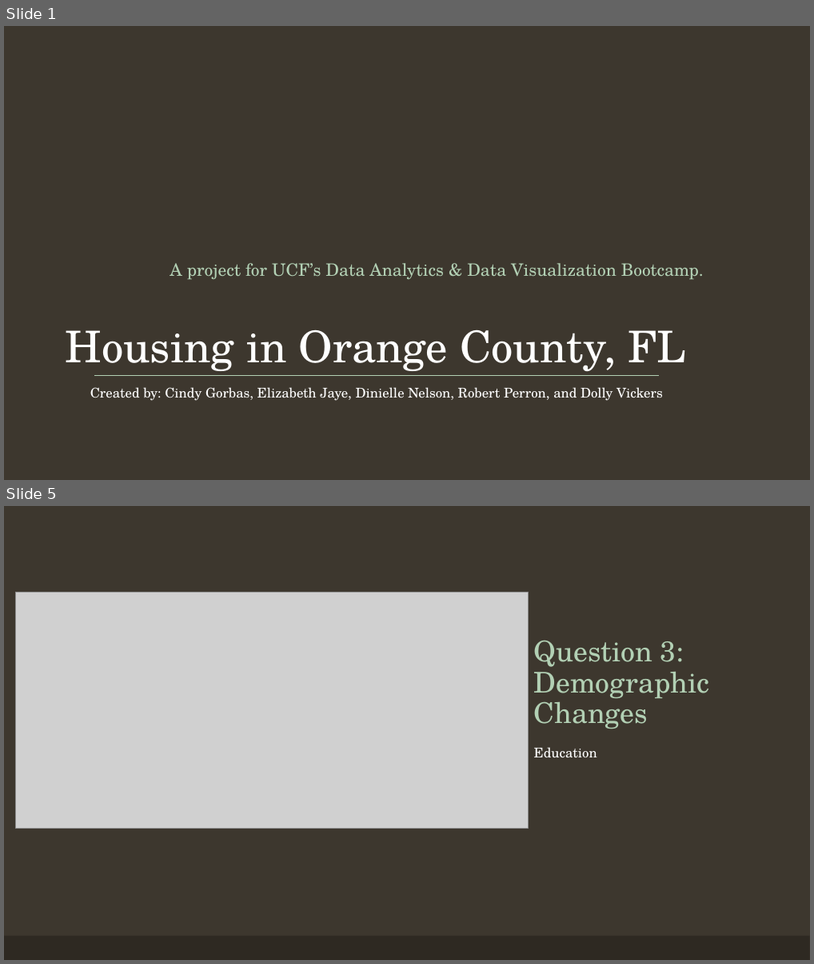
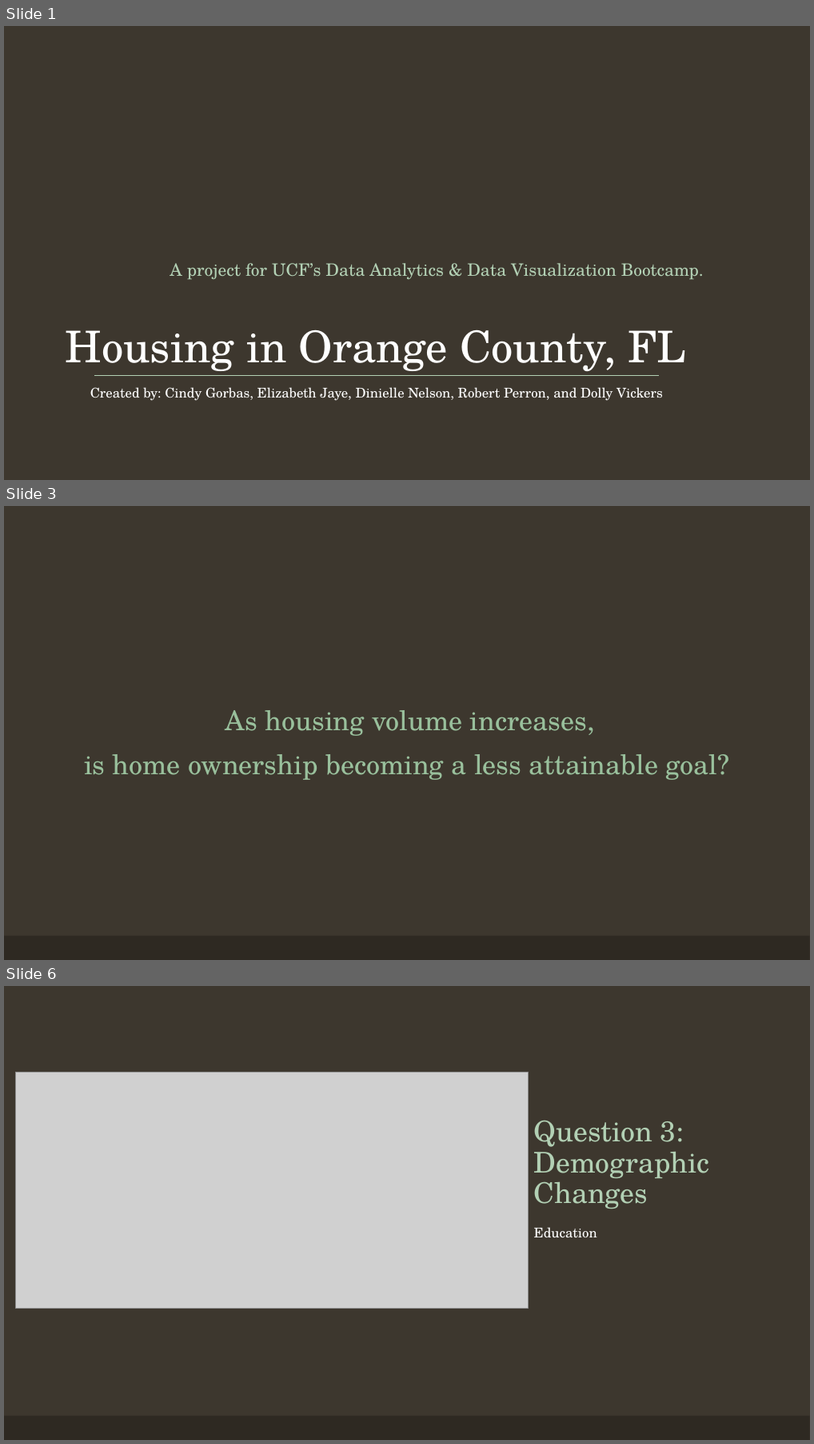
Before and after one commit to elizabethjaye/Project1-Repository, a slide deck: Housing in Orange County, FL.pptx. Shown one above the other, each under a label of ours: slides 1 and 5 before the commit, slides 1, 3 and 6 after it; the slides between them are not shown. The pictures are 814x964 and 814x1444 pixels, drawn with LibreOffice and Linux fonts; fonts in the diff are those of the drawing; grey boxes stand for pictures; background and template pictures are left out. Boxes give left, top, right and bottom in pixels: in the first picture for what was removed or moved away, otherwise in the second. Text is boxed around its words. In the diff, an @@ line names an element or a change of style, - is before the commit and + after.

Commit message:
adding summary from Dolly. modifying text based slides, minor formatting of plot slide titles

```diff
--- a/Housing in Orange County, FL.pptx
+++ b/Housing in Orange County, FL.pptx
@@ slide 3 added at (x1=4, y1=506, x2=810, y2=960), background #3D372E; not listed: 1 template element that a slide beside it also shows @@
@@ text added at (x1=84, y1=710, x2=730, y2=780), 32.4 pt, text #99C09C @@
+As housing volume increases,
+is home ownership becoming a less attainable goal?
@@ what was slide 5 is now slide 6 @@
```
Also in this commit, not shown: 4 slides changed, 3 other slides added, 2 slides removed, 1 other file.
